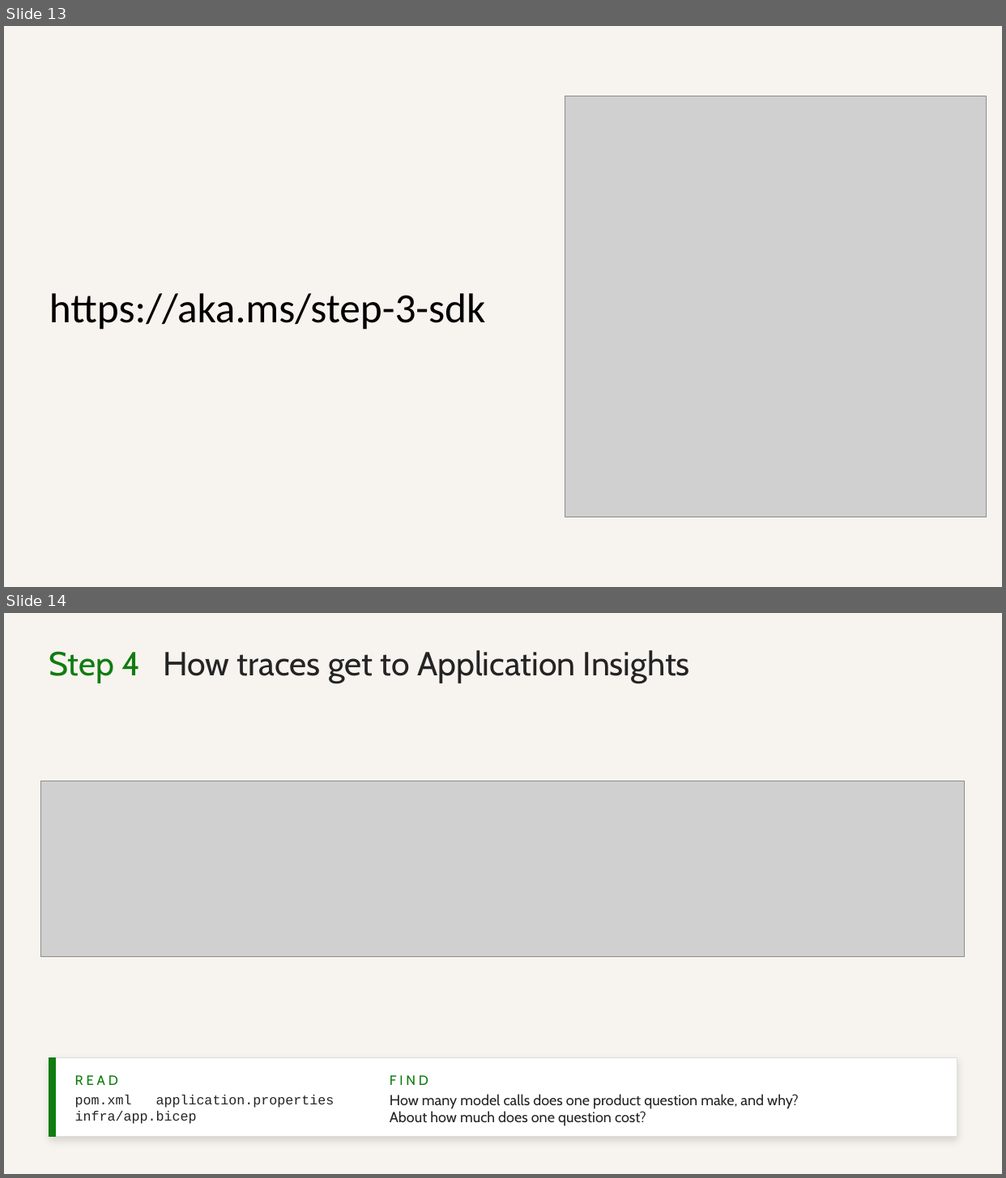
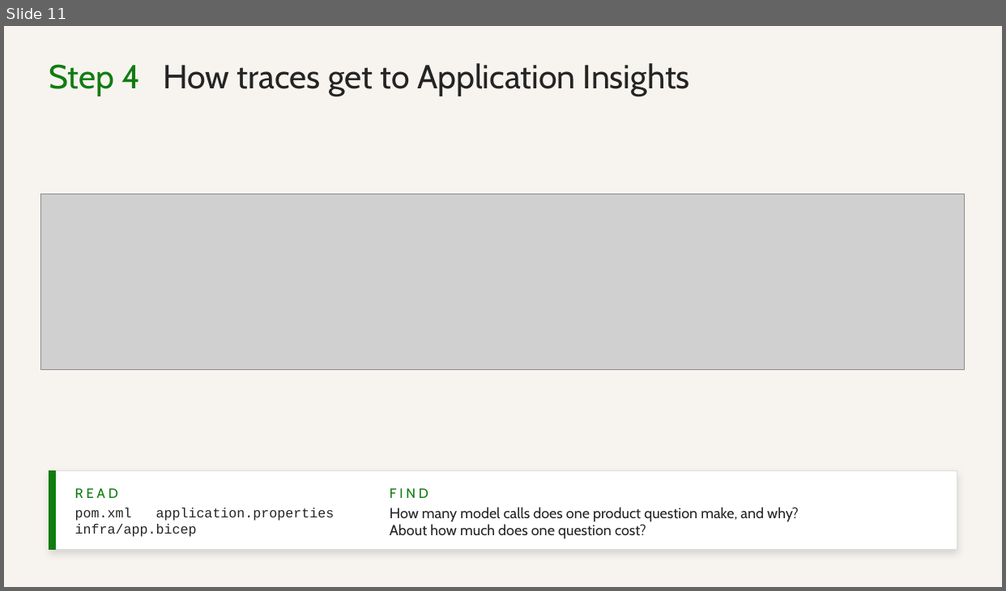
Before and after one commit to roryp/spring-ai-webstore, a slide deck: docs/trail-store-workshop.pptx. Shown one above the other, each under a label of ours: slides 13 and 14 before the commit, slide 11 after it. The pictures are 1006x1178 and 1006x591 pixels, drawn with LibreOffice and Linux fonts; fonts in the diff are those of the drawing; grey boxes stand for pictures. Boxes give left, top, right and bottom in pixels: in the first picture for what was removed or moved away, otherwise in the second. Text is boxed around its words. In the diff, an @@ line names an element or a change of style, - is before the commit and + after.

```diff
--- a/docs/trail-store-workshop.pptx
+++ b/docs/trail-store-workshop.pptx
@@ slide 13 removed at [4, 26, 1002, 587], background #F7F4EF @@
@@ picture removed at [565, 96, 986, 517] @@
@@ text removed at [49, 293, 485, 330] @@
-https://aka.ms/step-3-sdk
@@ what was slide 14 is now slide 11 @@
```
Also in this commit, not shown: 2 other slides removed.
